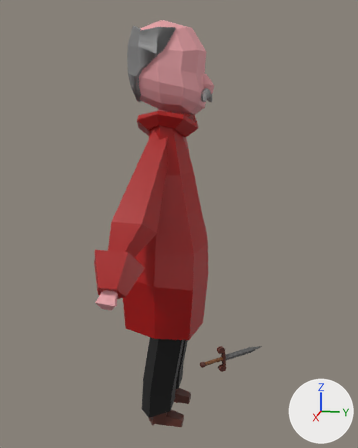
Two versions of the FBX model Assets/Models/GolgiAnimation.fbx, one commit apart.
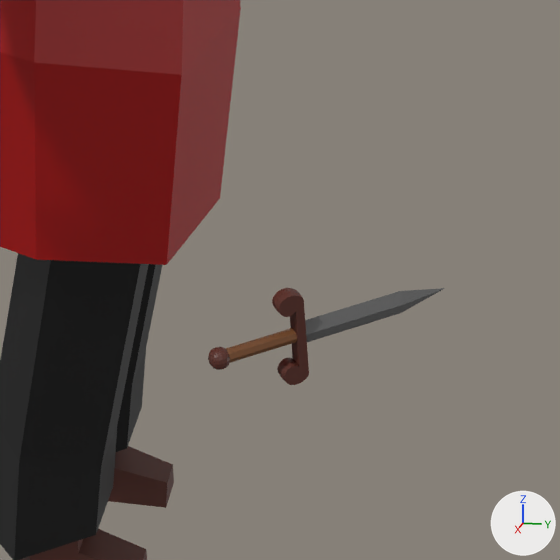
Each version is shown whole from a camera (50 mm lens) standing at (2.72, 0.603, 1.897) and looking at (-0.027, 0.054, 1.21), then close up on the part from 41% to 82% of the width and 60% to 93% of the height. The lights are fixed; the arrows at lower right show +X, +Y and +Z. Where no turn or scale is listed for an object, it has been applied to the vertices.

In view in the first close-up: 'Cube.002', 'Dagger.001'.
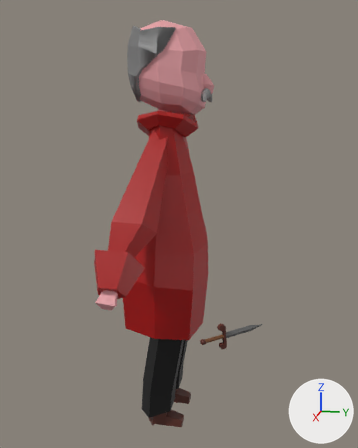
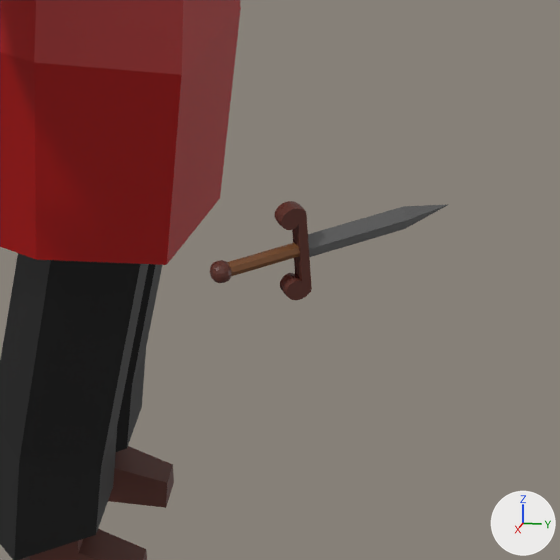
The change, as JSON lines over the scene's bpy script:
```json
{"op": "set", "path": "ob_dagger_001.location", "old": "(0.398, 0.337, 0.6)", "new": "(0.397, 0.338, 0.726)"}
```

Where the change shows, as pixel boxes [x1, y1, x2, y2] in the close-ups (560 x 560 px):
```json
{"object": "Dagger.001", "change": "moved", "before": [208, 288, 445, 385], "after": [210, 201, 449, 300]}
```
